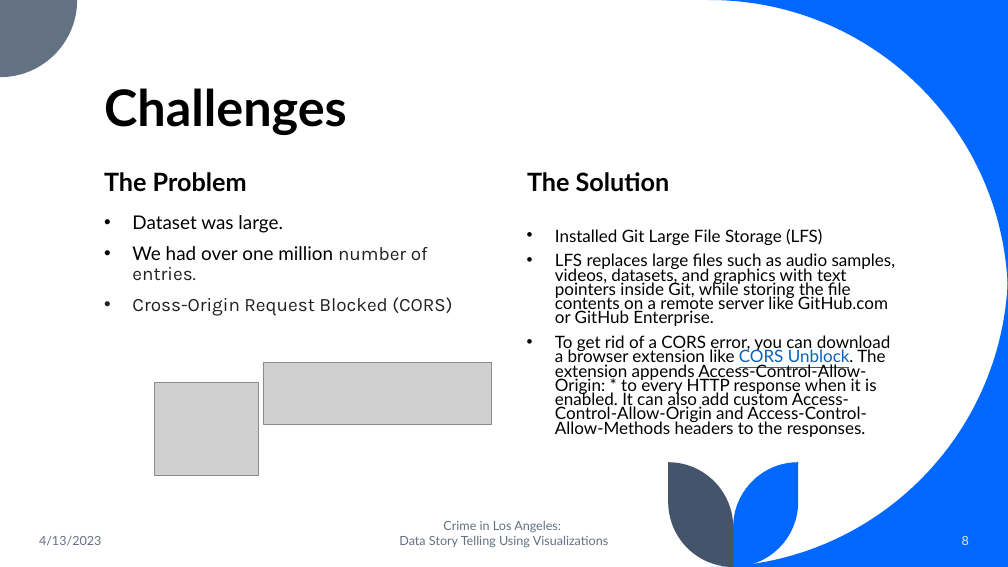
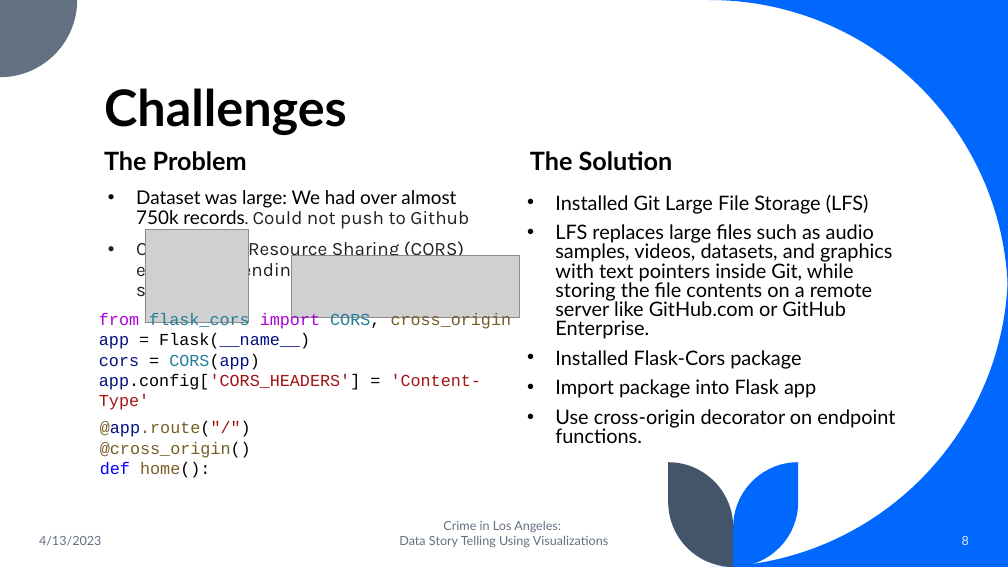
Before and after one commit to the-liat/Crime-in-Los-Angeles, a slide deck: slide 8 of Project 3 ppt.pptx. Drawn at 1008x567 pixels with LibreOffice and Linux fonts; fonts in the diff are those of the drawing; grey boxes stand for pictures. Boxes give left, top, right and bottom in pixels: in the first picture for what was removed or moved away, otherwise in the second. Text is boxed around its words. In the diff, an @@ line names an element or a change of style, - is before the commit and + after.

Commit message:
final ppt edits

```diff
--- a/Project 3 ppt.pptx
+++ b/Project 3 ppt.pptx
@@ text "The Problem": place and size @@
-text "The Problem" at bbox=[104, 172, 247, 192]
+text "The Problem" at bbox=[104, 151, 247, 171]
@@ text "The Solution": place and size @@
-text "The Solution" at bbox=[527, 172, 670, 192]
+text "The Solution" at bbox=[530, 151, 673, 171]
@@ text "Installed Git Large File Storage ...": place and size @@
-text "Installed Git Large File Storage ..." at bbox=[555, 229, 896, 437]
+text "Installed Git Large File Storage ..." at bbox=[555, 194, 895, 443]
@@ text at bbox=[136, 190, 469, 302]: text changed @@
-• Dataset was large.
-• We had over one million number of entries.
-• Cross-Origin Request Blocked (CORS)
+• Dataset was large: We had over almost 750k records. Could not push to Github
+• Cross-Origin Resource Sharing (CORS) error when sending request to the local server
@@ text at bbox=[555, 194, 892, 339]: size 16.1 to 19 pt in "Installed Git Large File Storage (LFS)", "LFS replaces large files such as audio ..."; line spacing 0.7 to 0.8 @@
@@ picture: place and size @@
-picture at bbox=[154, 383, 259, 476]
+picture at bbox=[145, 229, 250, 323]
@@ picture: place and size @@
-picture at bbox=[263, 363, 492, 424]
+picture at bbox=[291, 256, 520, 317]
@@ text added at bbox=[99, 313, 512, 410], 16 pt, text #A31515 @@
+from flask_cors import CORS, cross_origin
+app = Flask(__name__)
+cors = CORS(app)
+app.config['CORS_HEADERS'] = 'Content-Type'
@@ text at bbox=[555, 350, 895, 443]: text changed; size 16.1 to 19 pt @@
-• To get rid of a CORS error, you can download a browser extension like CORS Unblock. The extension appends Access-Control-Allow-Origin: * to every HTTP response when it is enabled. It can also add custom Access-Control-Allow-Origin and Access-Control-Allow-Methods headers to the responses.
+• Installed Flask-Cors package
+• Import package into Flask app
+• Use cross-origin decorator on endpoint functions.
@@ text added at bbox=[100, 421, 251, 478], 16 pt, text #795E26 @@
+@app.route("/")
+@cross_origin()
+def home():
```
